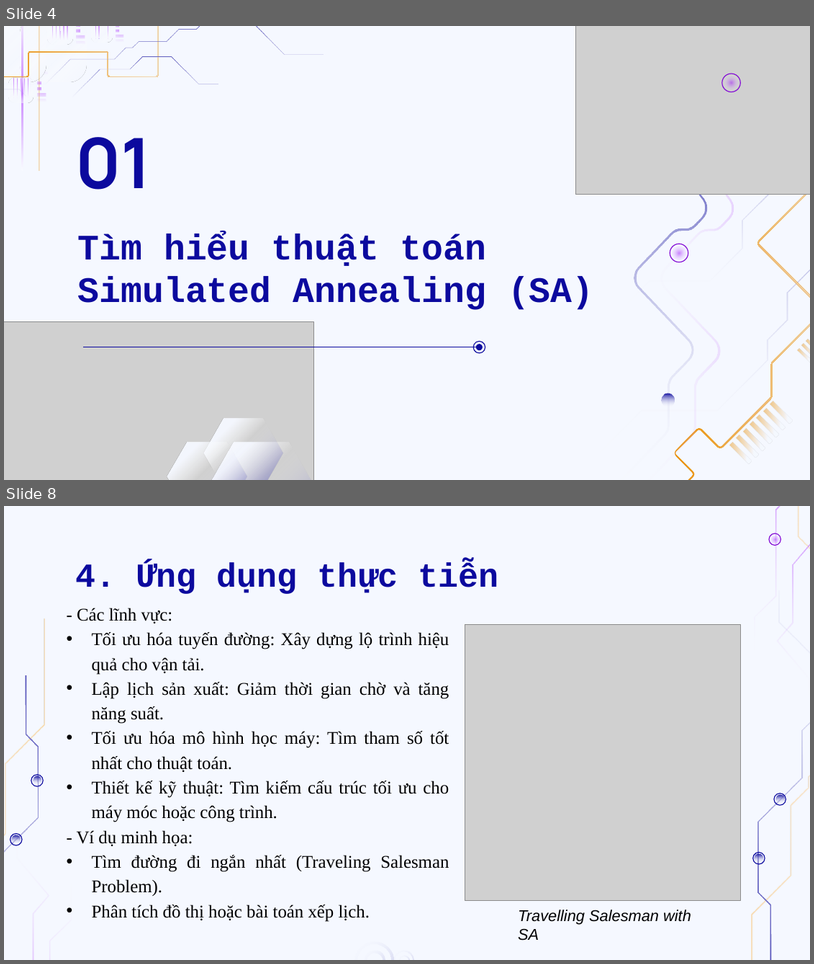
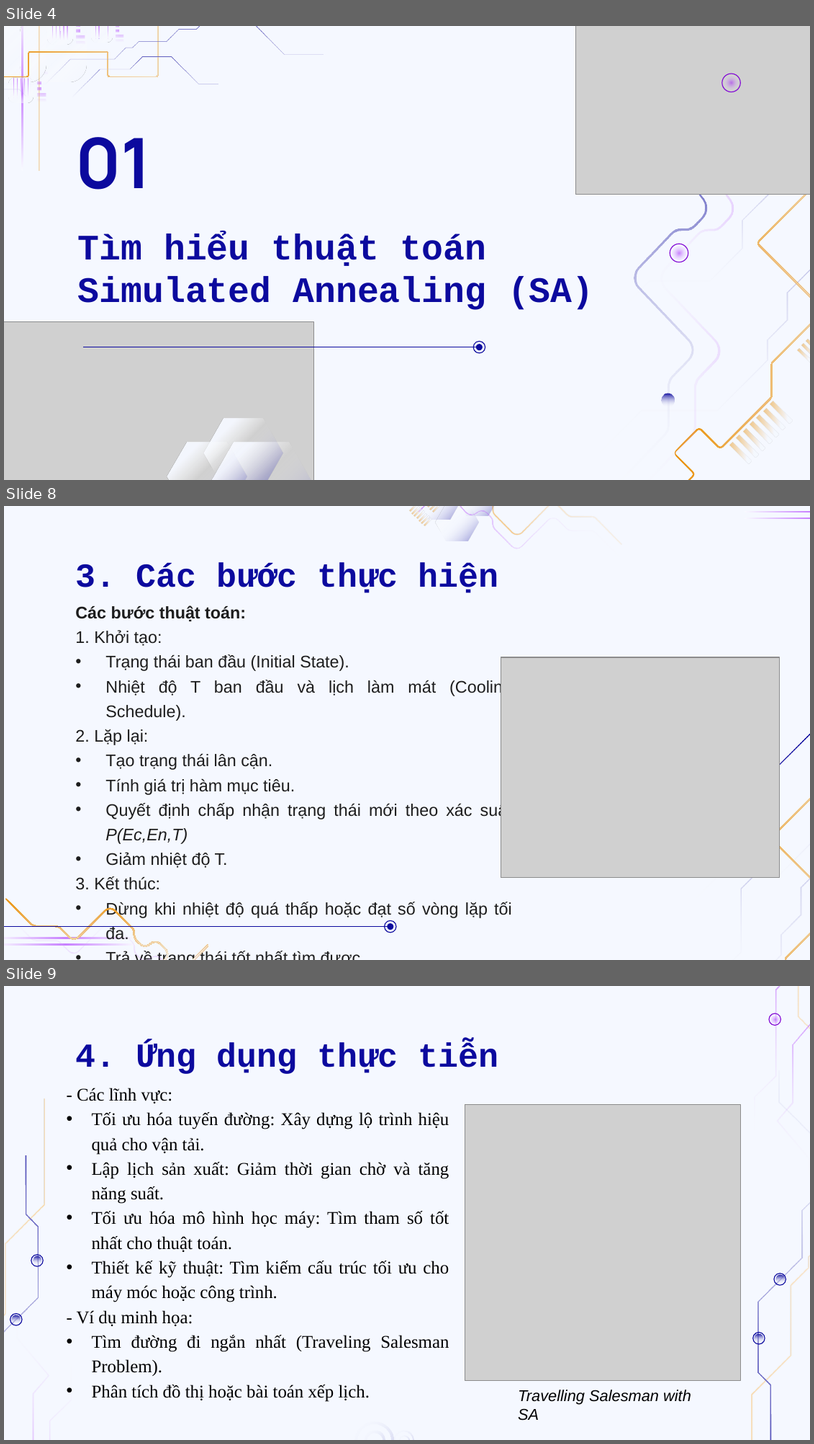
Before and after one commit to TRDAT04/TTNT_73DCTT23_NHOM3, a slide deck: Slide_TTNT_N3.pptx. Shown one above the other, each under a label of ours: slides 4 and 8 before the commit, slides 4, 8 and 9 after it; the slides between them are not shown. The pictures are 814x964 and 814x1444 pixels, drawn with LibreOffice and Linux fonts; fonts in the diff are those of the drawing; grey boxes stand for pictures; background and template pictures are left out. Boxes give left, top, right and bottom in pixels: in the first picture for what was removed or moved away, otherwise in the second. Text is boxed around its words. In the diff, an @@ line names an element or a change of style, - is before the commit and + after.

```diff
--- a/Slide_TTNT_N3.pptx
+++ b/Slide_TTNT_N3.pptx
@@ slide 8 added at (4, 506, 810, 960), background #F5F8FF @@
@@ group added at (409, 506, 810, 558): 17 freeform shapes @@
@@ title added at (75, 563, 499, 593), 30 pt, text #0C0A9E, bold @@
+3. Các bước thực hiện
@@ subtitle added at (75, 605, 512, 918), 15 pt, text #1D1D1D @@
+Các bước thuật toán:
+1. Khởi tạo:
+• Trạng thái ban đầu (Initial State).
+• Nhiệt độ T ban đầu và lịch làm mát (Cooling Schedule).
+2. Lặp lại:
+• Tạo trạng thái lân cận.
+• Tính giá trị hàm mục tiêu.
+• Quyết định chấp nhận trạng thái mới theo xác suất P(Ec,En,T)
+• Giảm nhiệt độ T.
+3. Kết thúc:
+• Dừng khi nhiệt độ quá thấp hoặc đạt số vòng lặp tối đa.
+• Trả về trạng thái tốt nhất tìm được.
@@ group added at (611, 628, 810, 960): 4 freeform shapes @@
@@ picture added at (501, 658, 779, 878) @@
@@ freeform shape added at (4, 937, 136, 938), fill gradient #9900FF to #FFFFFF @@
@@ group added at (4, 898, 396, 960): 2 freeform shapes, 2 ellipses, 1 line @@
@@ freeform shape added at (4, 944, 136, 945), fill gradient #9900FF to #FFFFFF @@
@@ what was slide 8 is now slide 9 @@
```
Also in this commit, not shown: 9 slides changed, 1 other slide added, 6 other files.
